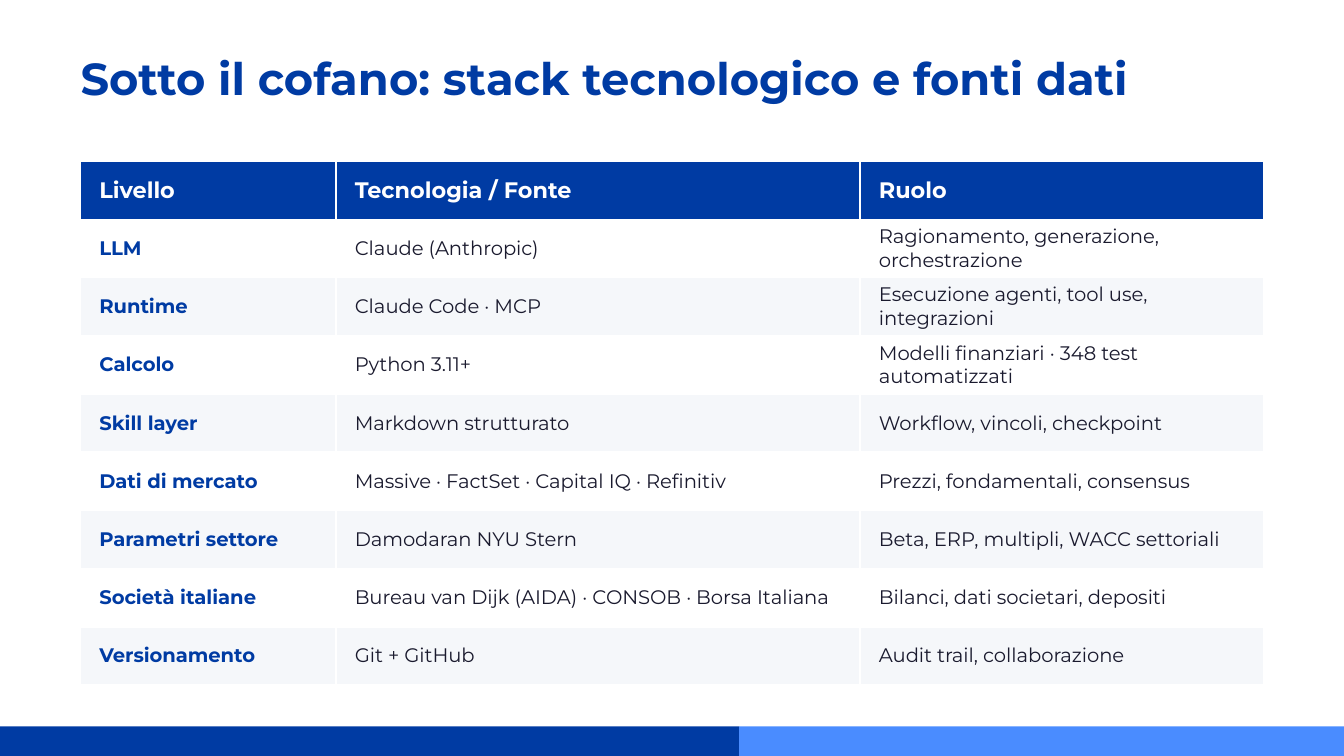
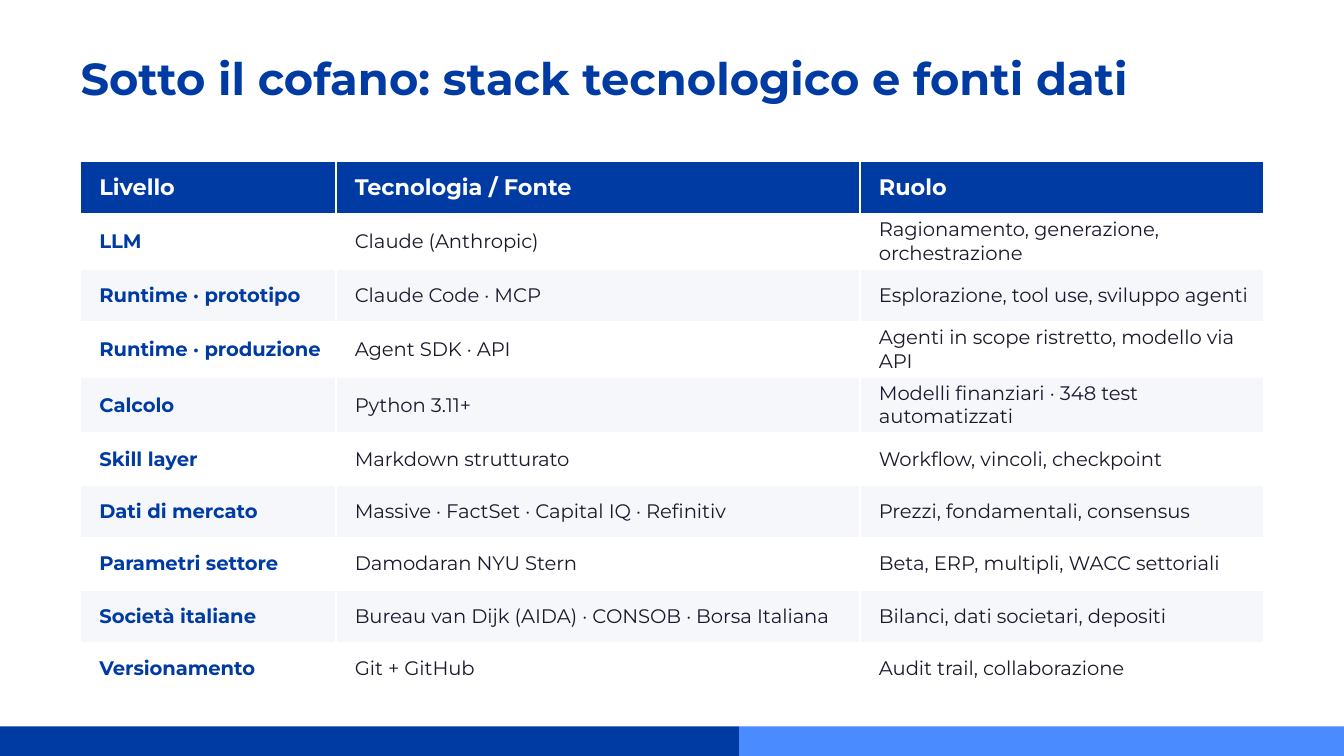
Before and after one commit to ssimoncini/valuation_analyst, a slide deck: slide 10 of output/presentazione_ia_produttiva.pptx. Drawn at 1344x756 pixels with LibreOffice and Linux fonts; fonts in the diff are those of the drawing. Boxes give left, top, right and bottom in pixels: in the first picture for what was removed or moved away, otherwise in the second. Text is boxed around its words. In the diff, an @@ line names an element or a change of style, - is before the commit and + after.

```diff
--- a/output/presentazione_ia_produttiva.pptx
+++ b/output/presentazione_ia_produttiva.pptx
@@ table at <box>81,161,1263,685</box> @@
-row 3: Runtime | Claude Code · MCP | Esecuzione agenti, tool use, integrazioni
+row 3: Runtime · prototipo | Claude Code · MCP | Esplorazione, tool use, sviluppo agenti
+row 4: Runtime · produzione | Agent SDK · API | Agenti in scope ristretto, modello via API
```
Also in this commit, not shown: 1 slide added, 7 other files.
